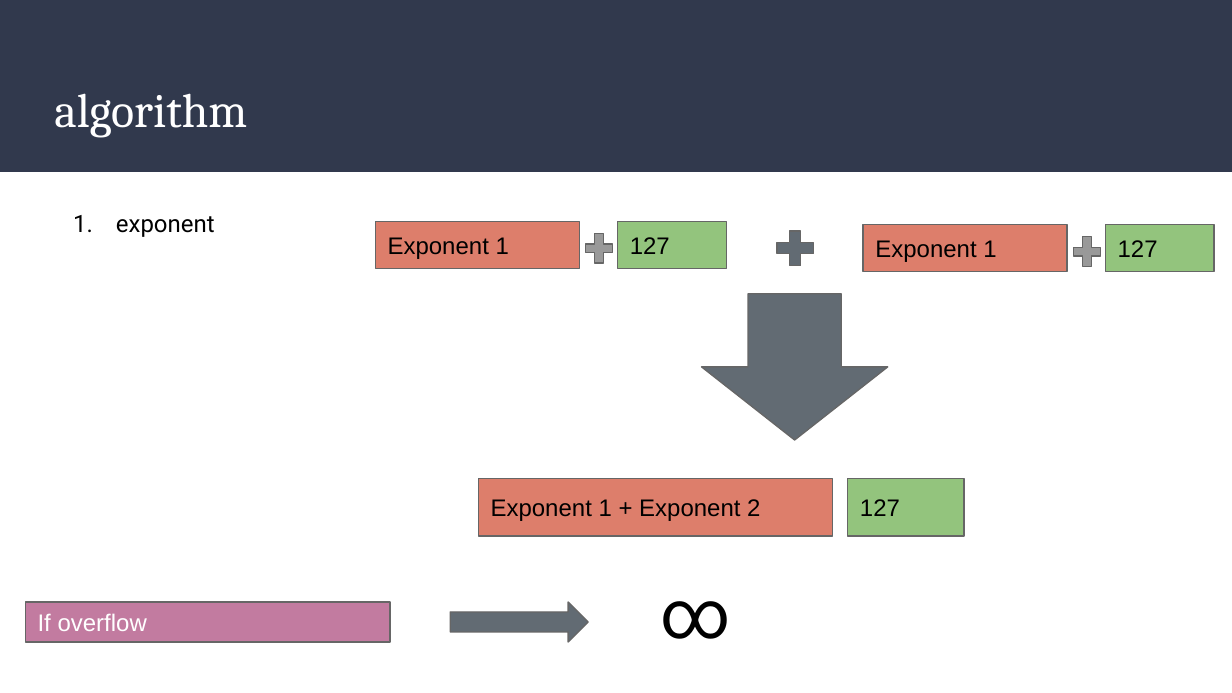
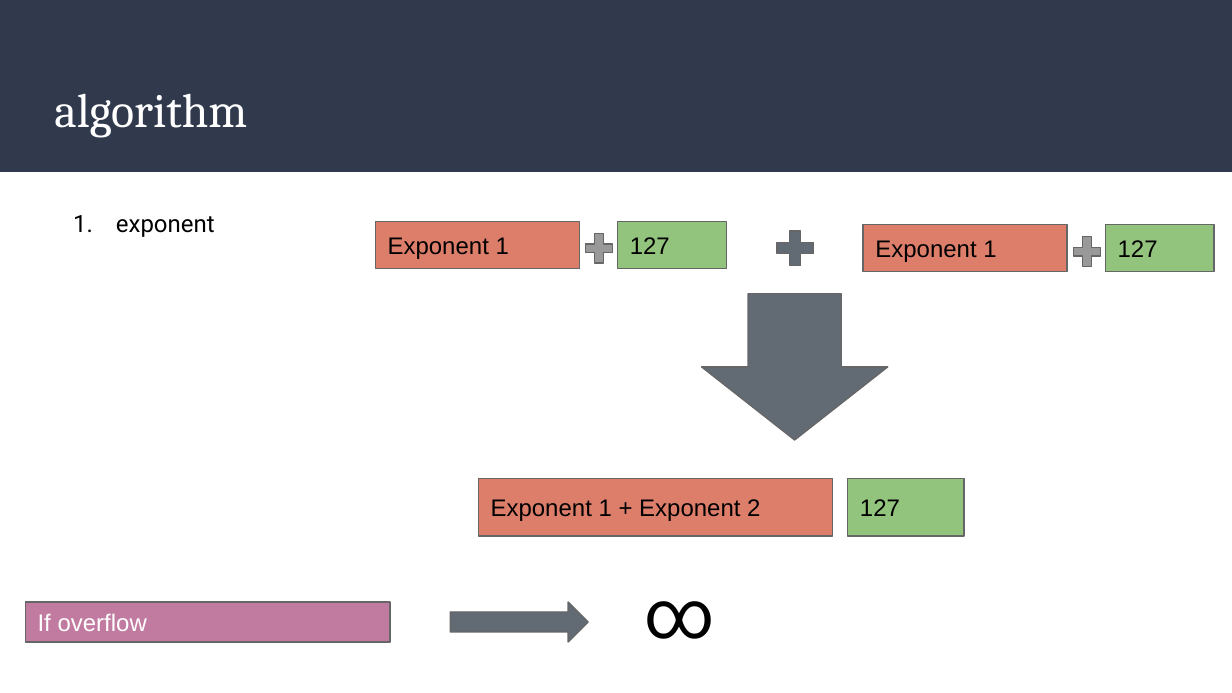
Before and after one commit to abdo1819/fpu, a slide deck: slide 5 of FPU.pptx. Drawn at 1232x693 pixels with LibreOffice and Linux fonts; fonts in the diff are those of the drawing. Boxes give left, top, right and bottom in pixels: in the first picture for what was removed or moved away, otherwise in the second. Text is boxed around its words. In the diff, an @@ line names an element or a change of style, - is before the commit and + after.

```diff
--- a/FPU.pptx
+++ b/FPU.pptx
@@ text "∞": place and size @@
-text "∞" at [648,558,1035,642]
+text "∞" at [632,558,1019,642]
```
Also in this commit, not shown: 1 other slide changed.
